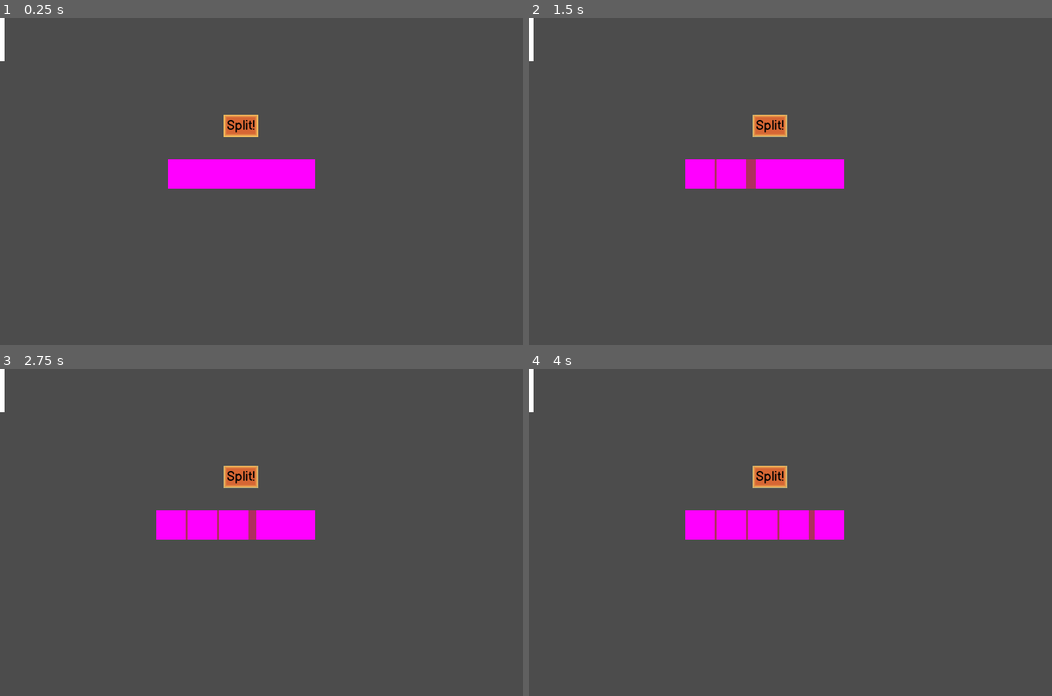
Above: before the commit, frames 1-4 (two rows, left to right).
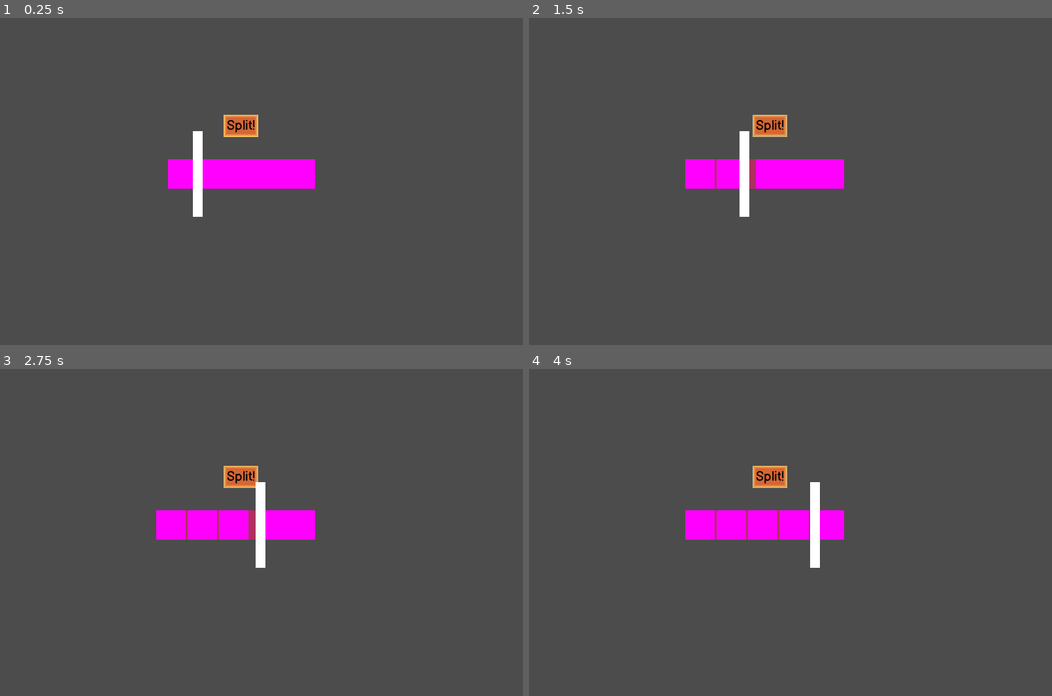
Above: after the commit, the same moments.

Repository: RaccoonHandsProductions/CanningSeason
Game: Godot game, scene res://PrepStation/Carrot/CarrotSplitTest.tscn
Two runs of this game, one before a commit and one after it. Both use one fixed random seed, a clock stepped at 60 frames per second and the inputs below. This scene is started directly instead of the project's main scene.
Inputs (mouse positions are in pixels of both pictures, inside the frame that each line leads up to):
- Up to frame 1 (0.25 s): no input
- Up to frame 2 (1.5 s): click "Split!" at 0.5 s; click "Split!" at 1.25 s
- Up to frame 3 (2.75 s): click "Split!" at 2 s
- Up to frame 4 (4 s): drag from (769, 525) to (842, 460) at 2.77 s; tap Enter at 3.5 s; drag from (701, 525) to (764, 597) at 3.52 s

The runs differ from the first frame. In frame 1, 0.6% of the frame differs, in the area x 0-39%, y 0-61%; in frame 2, 0.6%; in frame 3, 0.6%; in frame 4, 0.6%.

Commit message:
Knife moves on button press

Diff:
--- a/project/PrepStation/Carrot/Carrot.gd
+++ b/project/PrepStation/Carrot/Carrot.gd
@@ -1,7 +1,7 @@
 extends KinematicBody2D
 
 signal dropped
-signal piece_made
+signal piece_made(next_chop_point_pos)
 
 var _rect_size
 
@@ -24,7 +24,7 @@
 
 
 
-func _physics_process(delta):
+func _physics_process(_delta):
 	if _is_being_dragged:
 		_mouse_pos = get_global_mouse_position()
 		self.global_position = Vector2(_mouse_pos.x, _mouse_pos.y)
@@ -52,34 +52,26 @@
 
 func split() -> void:
 	_split_count += 1
+	match (_split_count):
+		1:
+			$CarrotPiece0.position.x -= 30
+			$CarrotPiece0._split()
+			$CarrotPiece0._is_frond = true
+		2:
+			$CarrotPiece1.position.x -= 25
+			$CarrotPiece1._split()
+		3:
+			$CarrotPiece2.position.x -= 20
+			$CarrotPiece2._split()
+		4:
+			$CarrotPiece3.position.x -= 15
+			$CarrotPiece3._split()
+			$CarrotPiece4._split()
+		5:
+			assert(false, "Split was invoked more times than possible")
+	emit_signal("piece_made", get_next_Chop_Point_pos())
 
-	if _split_count == 1:
-		$CarrotPiece0.position.x -= 30
-		$CarrotPiece0._split()
-		$CarrotPiece0._is_frond = true
-		set_next_Chop_Point_pos()
-		emit_signal("piece_made")
-	elif _split_count == 2:
-		$CarrotPiece1.position.x -= 25
-		$CarrotPiece1._split()
-		set_next_Chop_Point_pos()
-		emit_signal("piece_made")
-	elif _split_count == 3:
-		$CarrotPiece2.position.x -= 20
-		$CarrotPiece2._split()
-		set_next_Chop_Point_pos()
-		emit_signal("piece_made")
-	elif _split_count == 4:
-		$CarrotPiece3.position.x -= 15
-		$CarrotPiece3._split()
-		$CarrotPiece4._split()
-		set_next_Chop_Point_pos()
-		emit_signal("piece_made")
-	else:
-		assert(false, "Split was invoked more times than possible")
-
-
-func set_next_Chop_Point_pos():
+func get_next_Chop_Point_pos()->Vector2:
 	match (_split_count):
 		1:
 			current_chop_point_pos = $ChopPoint1.position
@@ -89,7 +81,6 @@
 			current_chop_point_pos = $ChopPoint3.position
 		4:
 			current_chop_point_pos = $ChopPoint3.position
-		# add more for 0 and 4 or 5 to reset the loop
-			#current_chop_point_pos = $ChopPoint0.position
-			#_split_count = 0
-	print(current_chop_point_pos)
+
+
+	return(current_chop_point_pos)
--- a/project/PrepStation/Carrot/CarrotSplitTest.gd
+++ b/project/PrepStation/Carrot/CarrotSplitTest.gd
@@ -1,6 +1,24 @@
 extends Control
 
 onready var _carrot := $Carrot
+onready var _carrot_global_pos = $Carrot.position
+
+func _ready():
+	$Knife.position = _carrot_global_pos + $Carrot/ChopPoint0.position
 
 func _on_SplitButton_pressed():
 	_carrot.split()
+
+
+func _on_Carrot_piece_made(next_chop_point_pos):
+	#convert local Carrot's ChopPoint pos into
+	#(global) CarrotSplitTest pos above carrot?
+
+
+	var tween = Tween.new()
+	add_child(tween)
+	tween.interpolate_property(
+		$Knife, "position",
+		$Knife.position, (next_chop_point_pos + _carrot_global_pos), 1,
+		Tween.TRANS_QUAD, Tween.EASE_IN)
+	tween.start()
--- a/project/PrepStation/Carrot/CarrotSplitTest.tscn
+++ b/project/PrepStation/Carrot/CarrotSplitTest.tscn
@@ -29,4 +29,5 @@
 
 [node name="Knife" parent="." instance=ExtResource( 4 )]
 
+[connection signal="piece_made" from="Carrot" to="." method="_on_Carrot_piece_made"]
 [connection signal="pressed" from="SplitButton" to="." method="_on_SplitButton_pressed"]
--- a/project/PrepStation/CarrotPiece/CarrotPiece.gd
+++ b/project/PrepStation/CarrotPiece/CarrotPiece.gd
@@ -23,7 +23,7 @@
 		Color.magenta)
 
 
-func _physics_process(delta):
+func _physics_process(_delta):
 	if _is_being_dragged:
 		_mouse_pos = get_global_mouse_position()
 		self.global_position = Vector2(_mouse_pos.x, _mouse_pos.y)
